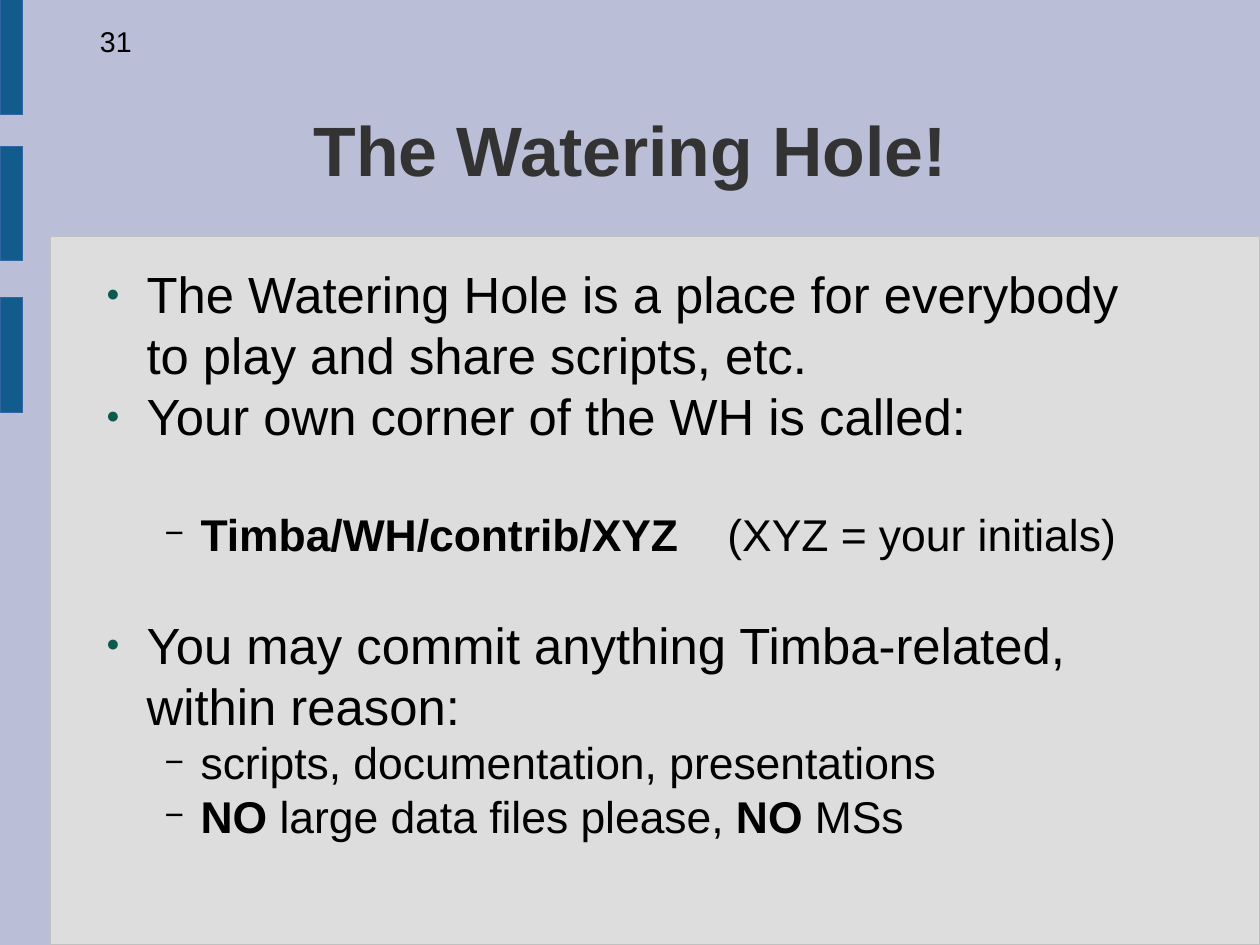
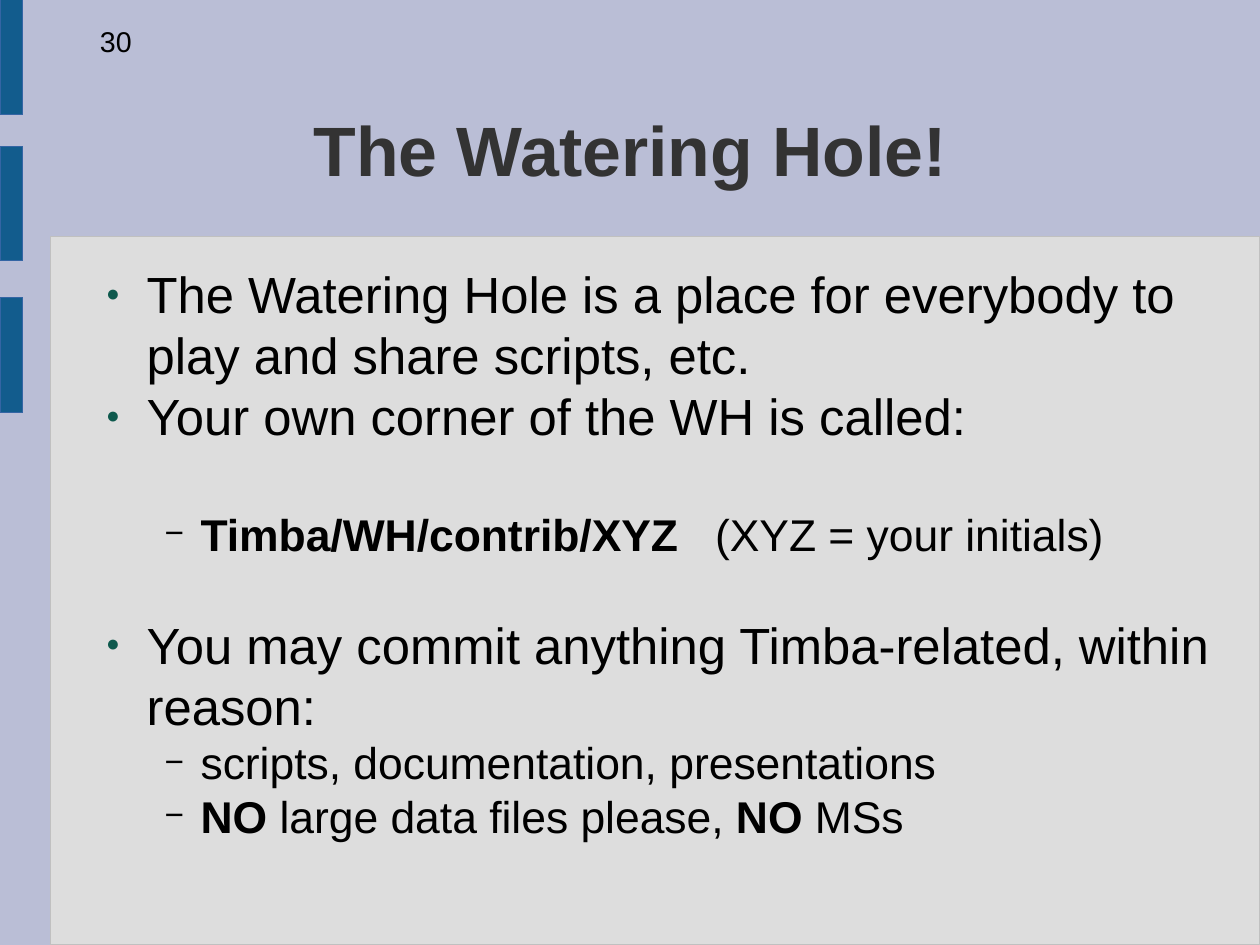
Before and after one commit to ratt-ru/meqtrees-timba, a slide deck: slide 30 of doc/Courses/Workshop2006-Presentations/5-LSM-Design-Debugging.odp (slide 31 before the commit). Drawn at 1260x945 pixels with LibreOffice and Linux fonts; fonts in the diff are those of the drawing. Boxes give left, top, right and bottom in pixels: in the first picture for what was removed or moved away, otherwise in the second. Text is boxed around its words. In the diff, an @@ line names an element or a change of style, - is before the commit and + after.

```diff
--- a/doc/Courses/Workshop2006-Presentations/5-LSM-Design-Debugging.odp
+++ b/doc/Courses/Workshop2006-Presentations/5-LSM-Design-Debugging.odp
@@ page number at (100,32,132,53): text changed @@
-31
+30
@@ text "The Watering Hole is a ..." rewrapped from (147,276,1118,842) to (147,276,1209,842) @@
```
Also in this commit, not shown: 19 other slides changed, 2 slides removed, 1 other file.
